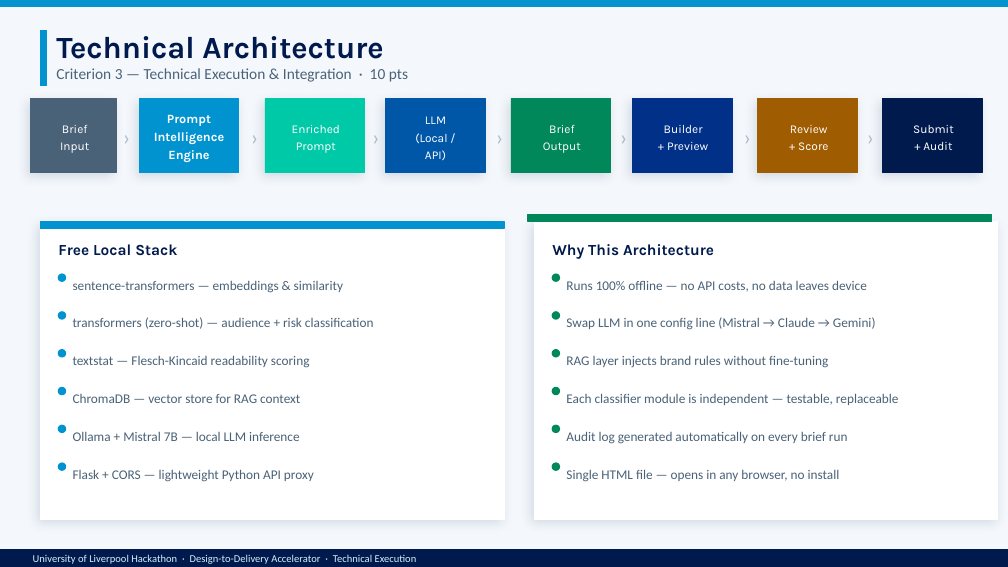
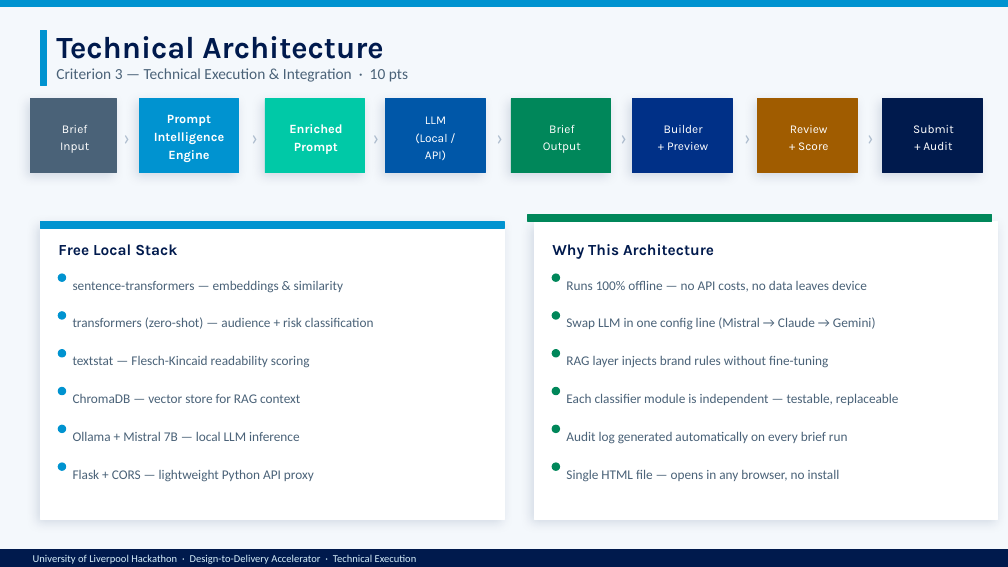
Before and after one commit to B-313/submission_cx-ai_design_to_delivery_challenge, a slide deck: slide 5 of Design-to-Delivery.pptx. Drawn at 1008x567 pixels with LibreOffice and Linux fonts; fonts in the diff are those of the drawing. Boxes give left, top, right and bottom in pixels: in the first picture for what was removed or moved away, otherwise in the second. Text is boxed around its words. In the diff, an @@ line names an element or a change of style, - is before the commit and + after.

Commit message:
Update Design-to-Delivery presentation

```diff
--- a/Design-to-Delivery.pptx
+++ b/Design-to-Delivery.pptx
@@ text "Enriched" at (x1=289, y1=124, x2=342, y2=154): size 8.5 to 9 pt, bold on @@
```
Also in this commit, not shown: 2 other slides changed.
